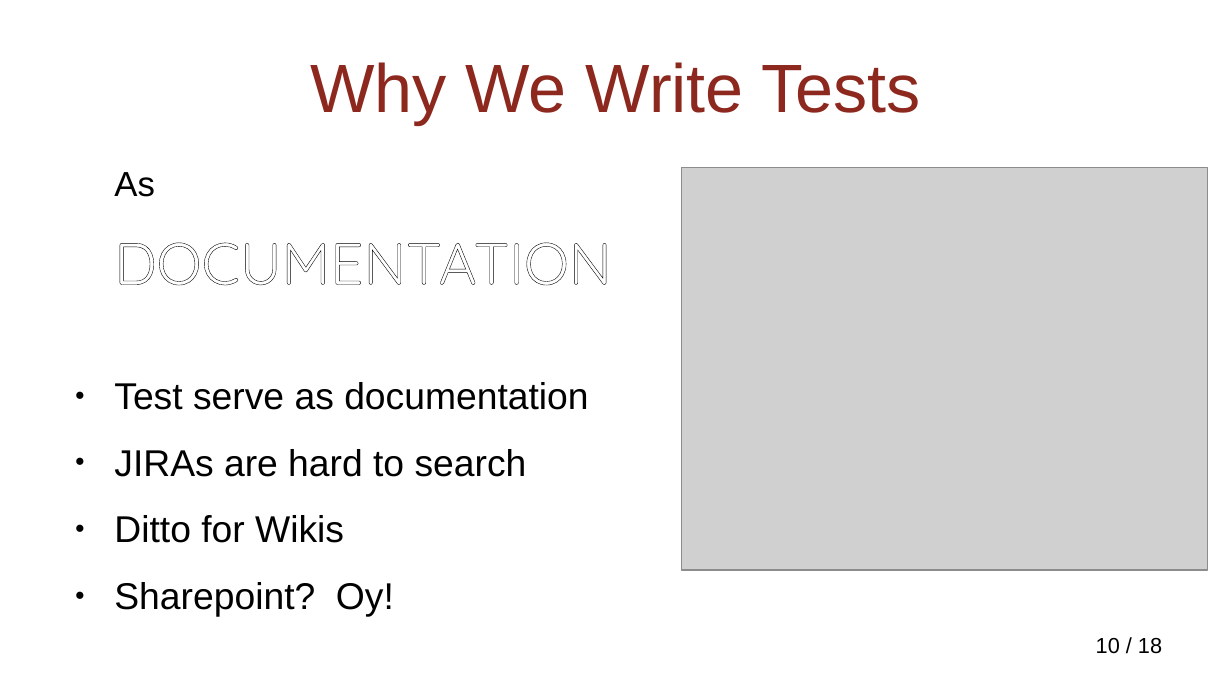
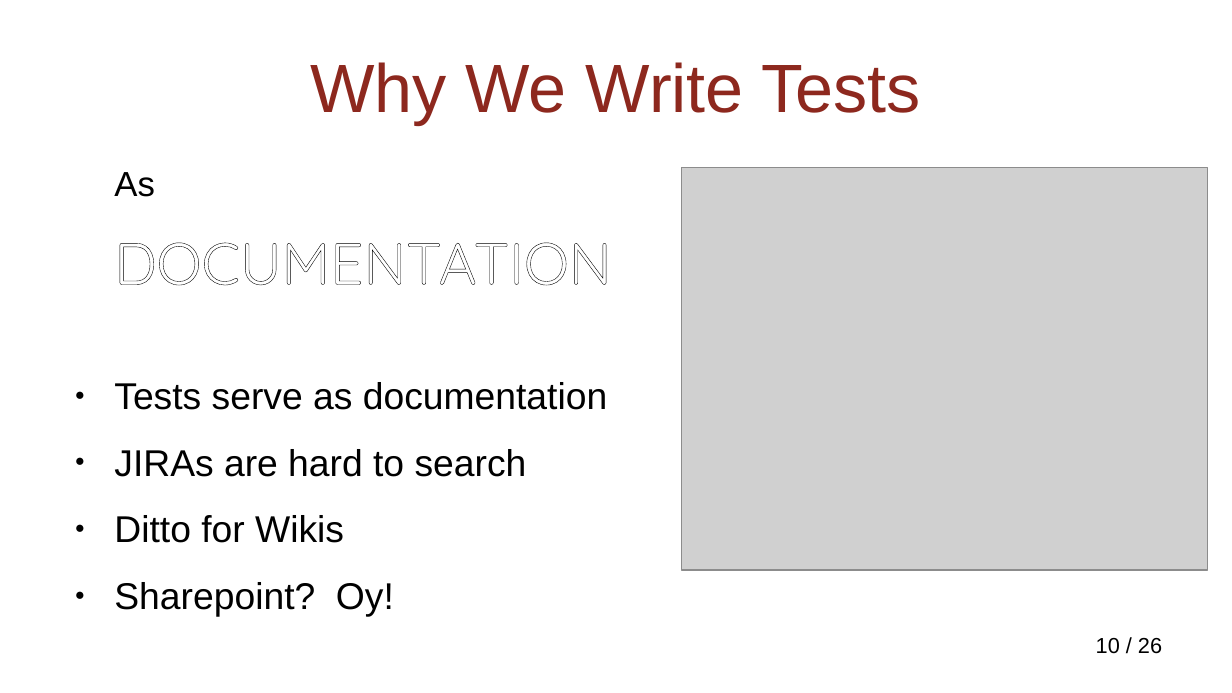
Before and after one commit to NextPoorSlob/JUnit5-Presentation-Sample-Code, a slide deck: slide 10 of ByJupiter.odp. Drawn at 1232x693 pixels with LibreOffice and Linux fonts; fonts in the diff are those of the drawing; grey boxes stand for pictures; background and template pictures are left out. Boxes give left, top, right and bottom in pixels: in the first picture for what was removed or moved away, otherwise in the second. Text is boxed around its words. In the diff, an @@ line names an element or a change of style, - is before the commit and + after.

```diff
--- a/ByJupiter.odp
+++ b/ByJupiter.odp
@@ text at <box>114,382,607,410</box>: text changed @@
-● Test serve as documentation
+● Tests serve as documentation
@@ page number at <box>1096,638,1162,654</box>: text changed @@
-10 / 18
+10 / 26
```
Also in this commit, not shown: 4 other slides changed, 8 slides added.
